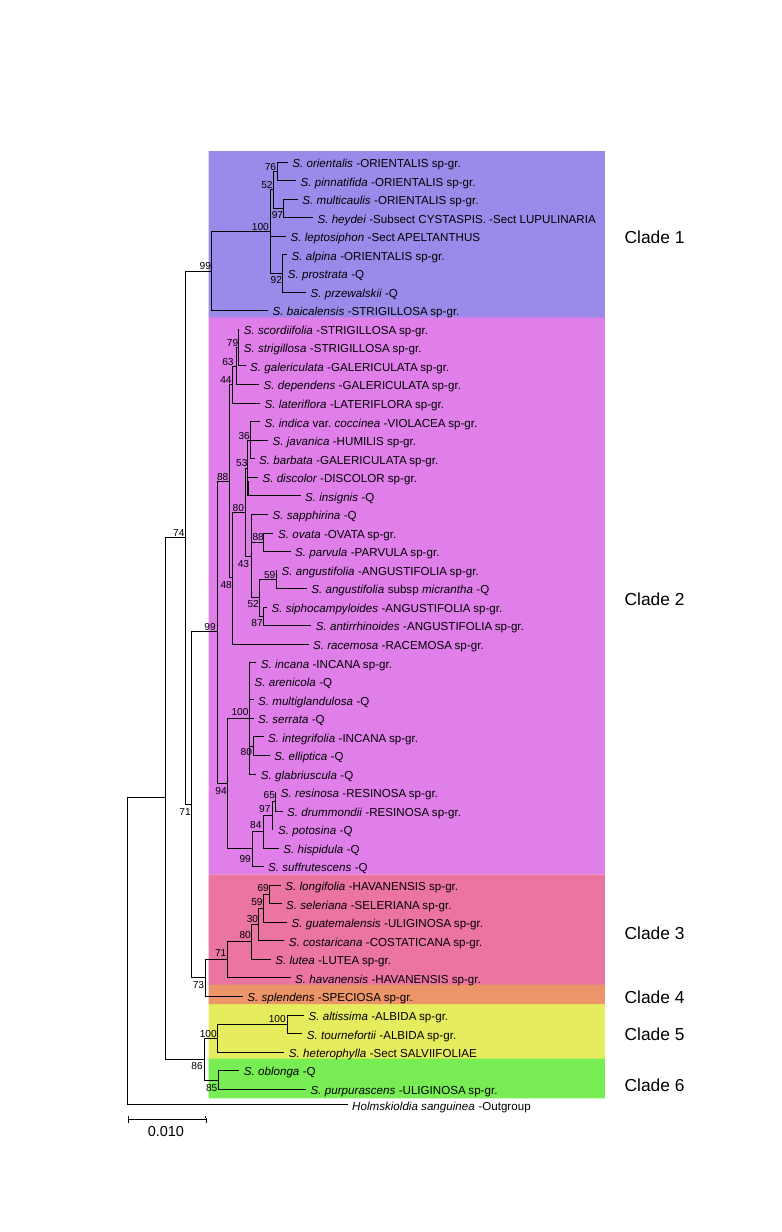
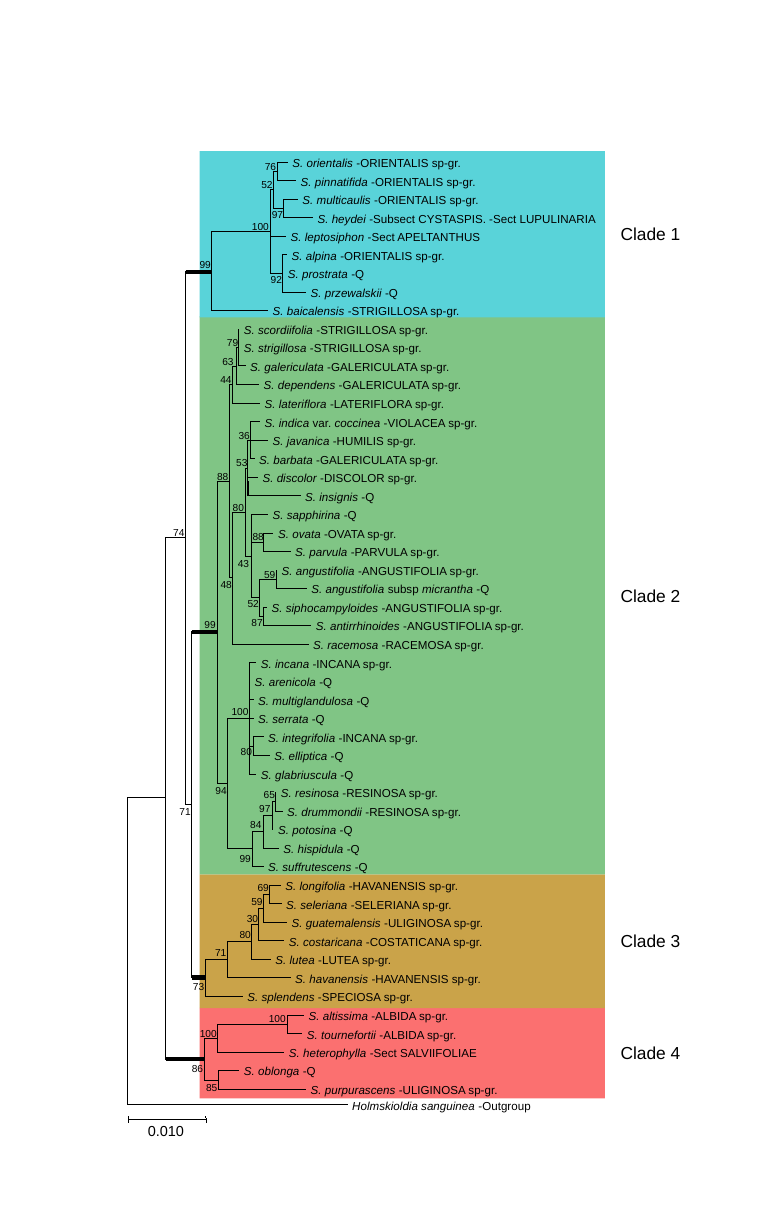
Before and after one commit to bryceaskey/scutellariaMetabolites, a slide deck: slide 1 of figures/phylogeneticTrees/phylo-tree-51sp2.pptx. Drawn at 782x1232 pixels with LibreOffice and Linux fonts; fonts in the diff are those of the drawing. Boxes give left, top, right and bottom in pixels: in the first picture for what was removed or moved away, otherwise in the second. Text is boxed around its words. In the diff, an @@ line names an element or a change of style, - is before the commit and + after.

Commit message:
Updated ASHS presentation

```diff
--- a/figures/phylogeneticTrees/phylo-tree-51sp2.pptx
+++ b/figures/phylogeneticTrees/phylo-tree-51sp2.pptx
@@ rectangle resized from (x1=209, y1=151, x2=605, y2=318) to (x1=200, y1=151, x2=606, y2=318) @@
@@ rectangle at (x1=200, y1=151, x2=606, y2=318): fill #9C8AEA to #59D3D9 @@
@@ text "Clade 1" moved from (x1=625, y1=230, x2=685, y2=243) to (x1=621, y1=227, x2=681, y2=240) @@
@@ text "99" moved from (x1=200, y1=262, x2=211, y2=272) to (x1=200, y1=261, x2=211, y2=268) @@
@@ line added from (186, 272) to (212, 272), #000000 3 pt @@
@@ rectangle resized from (x1=209, y1=316, x2=605, y2=874) to (x1=200, y1=316, x2=606, y2=874) @@
@@ rectangle at (x1=200, y1=316, x2=606, y2=874): fill #E07FEA to #80C585 @@
@@ text "Clade 2" moved from (x1=625, y1=592, x2=685, y2=605) to (x1=621, y1=589, x2=681, y2=602) @@
@@ text "99" moved from (x1=204, y1=623, x2=215, y2=633) to (x1=204, y1=621, x2=215, y2=628) @@
@@ line added from (192, 632) to (218, 632), #000000 3 pt @@
@@ rectangle resized from (x1=209, y1=874, x2=605, y2=984) to (x1=200, y1=874, x2=606, y2=1007) @@
@@ rectangle at (x1=200, y1=874, x2=606, y2=1007): fill #EB74A1 to #CAA349 @@
@@ text "Clade 3" moved from (x1=625, y1=926, x2=685, y2=939) to (x1=621, y1=934, x2=681, y2=947) @@
@@ line added from (192, 977) to (205, 977), #000000 3 pt @@
@@ text "73" moved from (x1=193, y1=981, x2=204, y2=988) to (x1=193, y1=982, x2=204, y2=992) @@
@@ rectangle removed at (x1=209, y1=983, x2=605, y2=1004) @@
@@ rectangle resized from (x1=209, y1=1057, x2=605, y2=1098) to (x1=200, y1=1007, x2=606, y2=1098) @@
@@ rectangle at (x1=200, y1=1007, x2=606, y2=1098): fill #78ED54 to #FB7070 @@
@@ rectangle removed at (x1=209, y1=1003, x2=605, y2=1058) @@
@@ text "Clade 4" moved from (x1=625, y1=990, x2=685, y2=1003) to (x1=621, y1=1046, x2=681, y2=1059) @@
@@ text removed at (x1=625, y1=1027, x2=685, y2=1040) @@
-Clade 5
@@ line added from (166, 1058) to (204, 1058), #000000 3 pt @@
@@ text "86" moved from (x1=191, y1=1062, x2=202, y2=1069) to (x1=192, y1=1064, x2=203, y2=1074) @@
@@ text removed at (x1=625, y1=1078, x2=685, y2=1091) @@
-Clade 6
```
Also in this commit, not shown: 44 other files.
